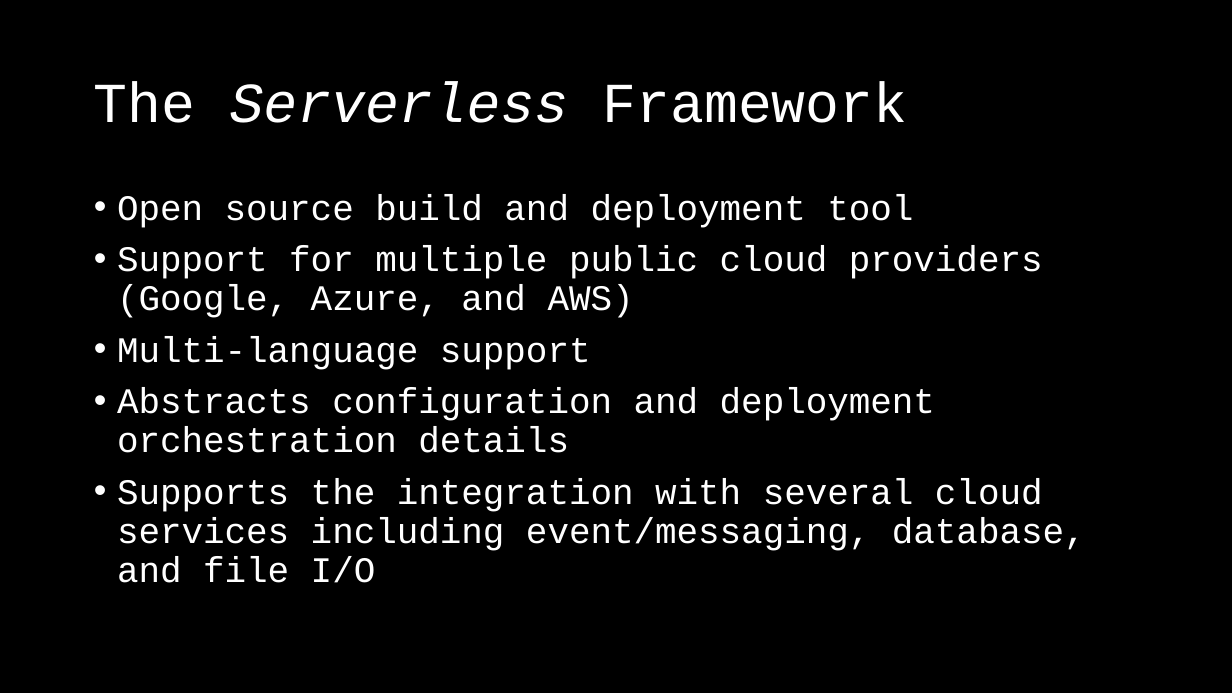
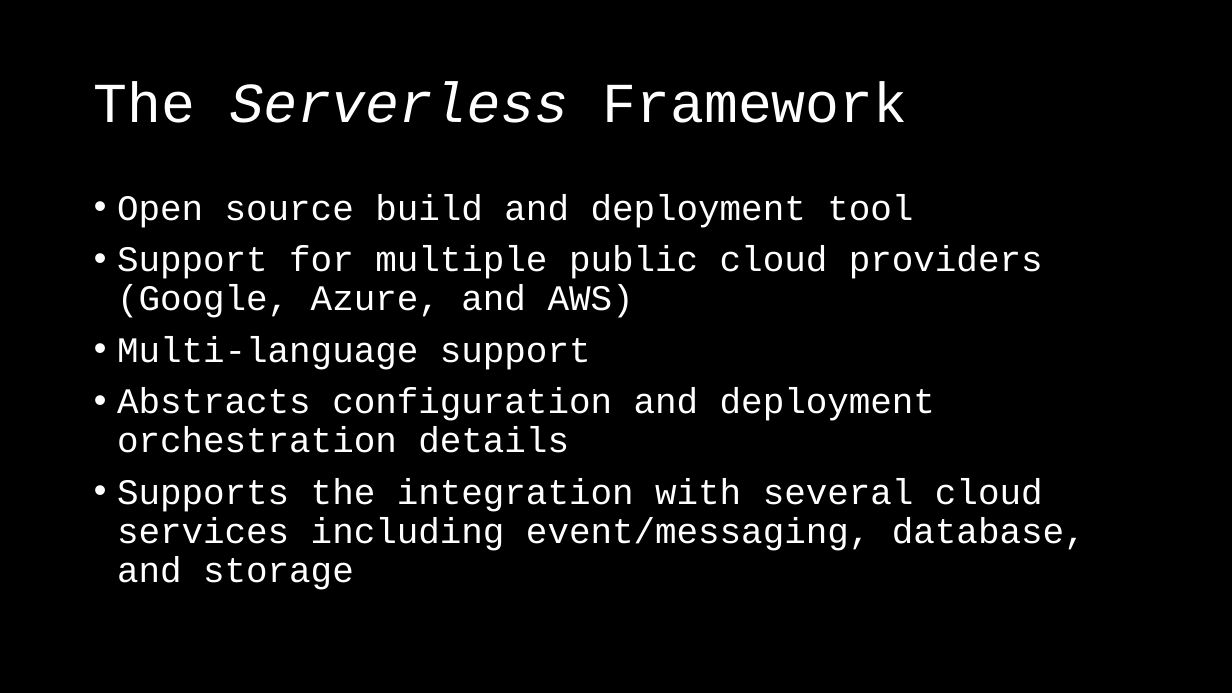
Before and after one commit to rsnestor/slac, a slide deck: slide 11 of doc/slac_slides.pptx (slide 8 before the commit). Drawn at 1232x693 pixels with LibreOffice and Linux fonts; fonts in the diff are those of the drawing. Boxes give left, top, right and bottom in pixels: in the first picture for what was removed or moved away, otherwise in the second. Text is boxed around its words. In the diff, an @@ line names an element or a change of style, - is before the commit and + after.

```diff
--- a/doc/slac_slides.pptx
+++ b/doc/slac_slides.pptx
@@ text at bbox=[117, 479, 1086, 590]: text changed @@
-• Supports the integration with several cloud services including event/messaging, database, and file I/O
+• Supports the integration with several cloud services including event/messaging, database, and storage
```
Also in this commit, not shown: 4 other slides changed, 10 slides added, 1 slide removed, 9 other files.
